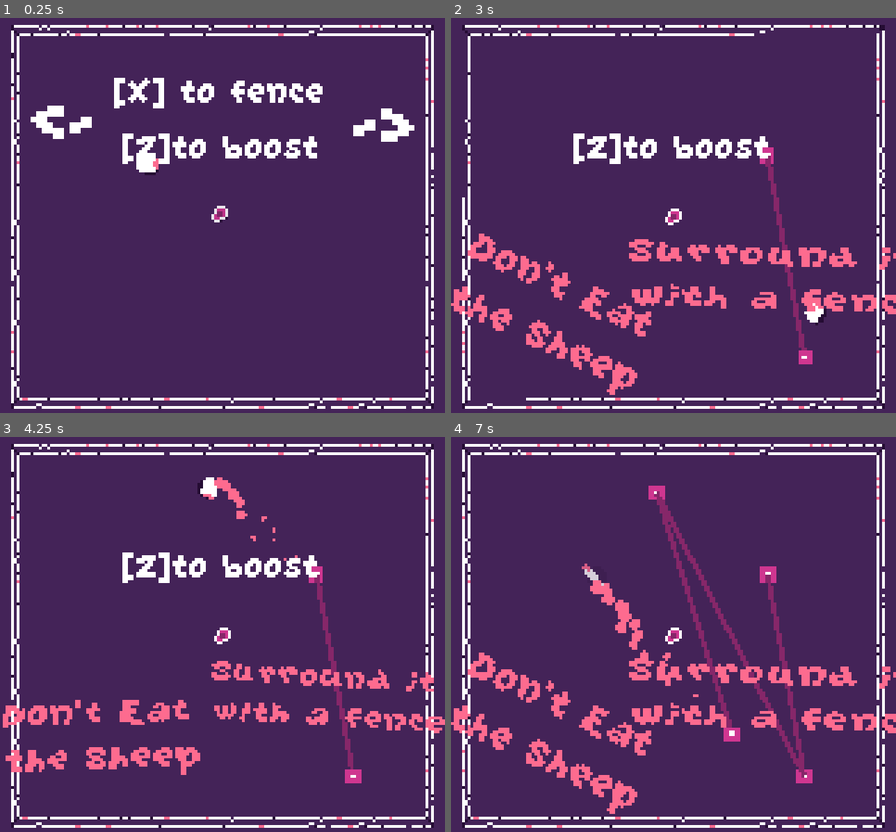
Above: before the commit, frames 1-4 (two rows, left to right).
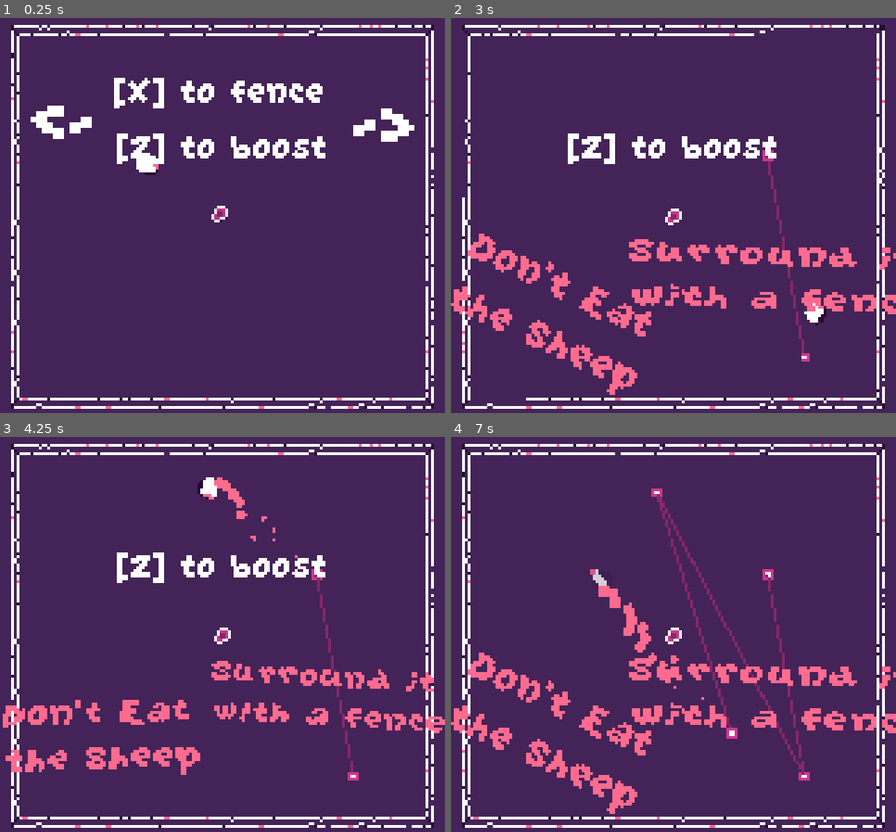
Above: after the commit, the same moments.

Repository: EdBarrancos/Signal
Game: Godot game, scene res://Game/Scenes/Game.tscn
The game is run twice, just before and just after one commit, with the same random seed, the same clock (stepped at 60 frames per second) and the same inputs. Sound files missing from this copy of the repository are replaced by a short silence.
Inputs:
- Up to frame 1 (0.25 s): no input
- Up to frame 2 (3 s): hold D (RIGHT) 0.53-1.28 s; hold Z (BOOST) 0.53-1.28 s; hold A (LEFT) 1.28-2.03 s; tap X (CHORD) at 1.35, 2.85 s; hold Z (BOOST) 2.03-2.78 s; hold D (RIGHT) from 2.03 s (still down)
- Up to frame 3 (4.25 s): release D (RIGHT) at 3.53 s; hold A (LEFT) from 3.53 s (still down); hold Z (BOOST) from 3.53 s (still down)
- Up to frame 4 (7 s): release Z (BOOST) at 4.28 s; tap X (CHORD) at 4.35, 5.85 s; hold Z (BOOST) 5.03-5.78 s; release A (LEFT) at 5.78 s; hold D (RIGHT) from 5.78 s (still down); hold Z (BOOST) from 6.53 s (still down)

The runs differ from the first frame. In frame 1, 1.5% of the frame differs, in the area x 26-74%, y 29-37%; in frame 2, 1.9%; in frame 3, 1.9%; in frame 4, 2.1%, in the area x 29-82%, y 12-88%.

Commit message:
Reduce pin size

Diff:
--- a/project/Player/Scenes/Pin.tscn
+++ b/project/Player/Scenes/Pin.tscn
@@ -12,7 +12,7 @@
 b = Vector2( 0, 0 )
 
 [sub_resource type="RectangleShape2D" id=1]
-extents = Vector2( 3, 3 )
+extents = Vector2( 2, 2 )
 
 [sub_resource type="Animation" id=2]
 length = 0.001
@@ -64,14 +64,14 @@
 }
 
 [sub_resource type="RectangleShape2D" id=4]
-extents = Vector2( 3.63636, 3.63636 )
+extents = Vector2( 2.72727, 2.72727 )
 
 [node name="Pin" type="StaticBody2D"]
 collision_mask = 0
 script = ExtResource( 2 )
 
 [node name="VisualFence" type="Line2D" parent="."]
-width = 2.0
+width = 1.0
 default_color = Color( 0.529412, 0.156863, 0.415686, 1 )
 
 [node name="FenceArea" type="Area2D" parent="VisualFence"]
--- a/project/Stages/Arena/Scenes/Arena.tscn
+++ b/project/Stages/Arena/Scenes/Arena.tscn
@@ -347,7 +347,6 @@
 [node name="Camera" type="Camera2D" parent="GameStates/InitialGameState"]
 position = Vector2( 80, 72 )
 rotating = true
-current = true
 zoom = Vector2( 1.1, 1.1 )
 script = ExtResource( 2 )
 maxOffSet = 12
@@ -362,7 +361,8 @@
 [node name="Camera" type="Camera2D" parent="GameStates/NormalGameState"]
 position = Vector2( 80, 72 )
 rotating = true
-zoom = Vector2( 1.5, 1.5 )
+current = true
+zoom = Vector2( 1.3, 1.3 )
 script = ExtResource( 2 )
 maxOffSet = 12
 maxAngle = 18
@@ -386,7 +386,9 @@
 margin_right = 80.0
 margin_bottom = 144.0
 custom_fonts/normal_font = SubResource( 31 )
-text = "Score: 1"
+bbcode_enabled = true
+bbcode_text = "[center]Score: 0[/center]"
+text = "Score: 0"
 
 [node name="LivesLabel" type="RichTextLabel" parent="GameStates/NormalGameState/CanvasLayer"]
 margin_left = 80.0
@@ -394,6 +396,8 @@
 margin_right = 159.0
 margin_bottom = 144.0
 custom_fonts/normal_font = SubResource( 32 )
+bbcode_enabled = true
+bbcode_text = "[center]Lives: 10[/center]"
 text = "Lives: 10"
 
 [node name="Spawner" type="Node2D" parent="."]
--- a/project/Stages/Arena/Scripts/CanvasLayer.gd
+++ b/project/Stages/Arena/Scripts/CanvasLayer.gd
@@ -15,11 +15,15 @@
 
 func set_score(val):
 	score_points = val
-	score.text = "Score: " + str(score_points)
+	score.clear()
+	score.append_bbcode(
+		"[center]" +
+		"Score: " + str(score_points) +
+		"[/center]"
+	)
 
 func add_score(val):
-	score_points += val
-	score.text = "Score: " + str(score_points)
+	set_score(score_points + val)
 
 func reset_lives():
 	set_lives(MAX_LIVES)
@@ -29,4 +33,9 @@
 
 func set_lives(val):
 	lives = val
-	lives_label.text = "Lives: " + str(lives)
+	lives_label.clear()
+	lives_label.append_bbcode(
+		"[center]" +
+		"Lives: " + str(lives) +
+		"[/center]"
+	)
--- a/project/Stages/Arena/Scripts/NormalGameState.gd
+++ b/project/Stages/Arena/Scripts/NormalGameState.gd
@@ -16,7 +16,7 @@
 	pass
 
 func start():
-	camera_transition.init_transition(6)
+	camera_transition.init_transition(4)
 
 func stop():
 	score_lives_label.hide()
--- a/project/Stages/Arena/Scripts/Tutorial.gd
+++ b/project/Stages/Arena/Scripts/Tutorial.gd
@@ -22,7 +22,7 @@
 	boost_tutorial.clear()
 	boost_tutorial.append_bbcode(
 		"[center]" +
-		"[" + KeyBindings.get_key_binding_boost() + "]" +
+		"[" + KeyBindings.get_key_binding_boost() + "] " +
 		boost_tutorial_label +
 		"[/center]")
 
Binary file added: project/Plants/Assets/icon.aseprite
Binary file added: project/Plants/Assets/icon.png
Not shown, added: project/Plants/Assets/icon.png.import
Binary file changed: project/Player/Assets/pin.png
Not shown, added: assets/visual/icon.png
Not shown, changed: assets/visual/pin.aseprite
